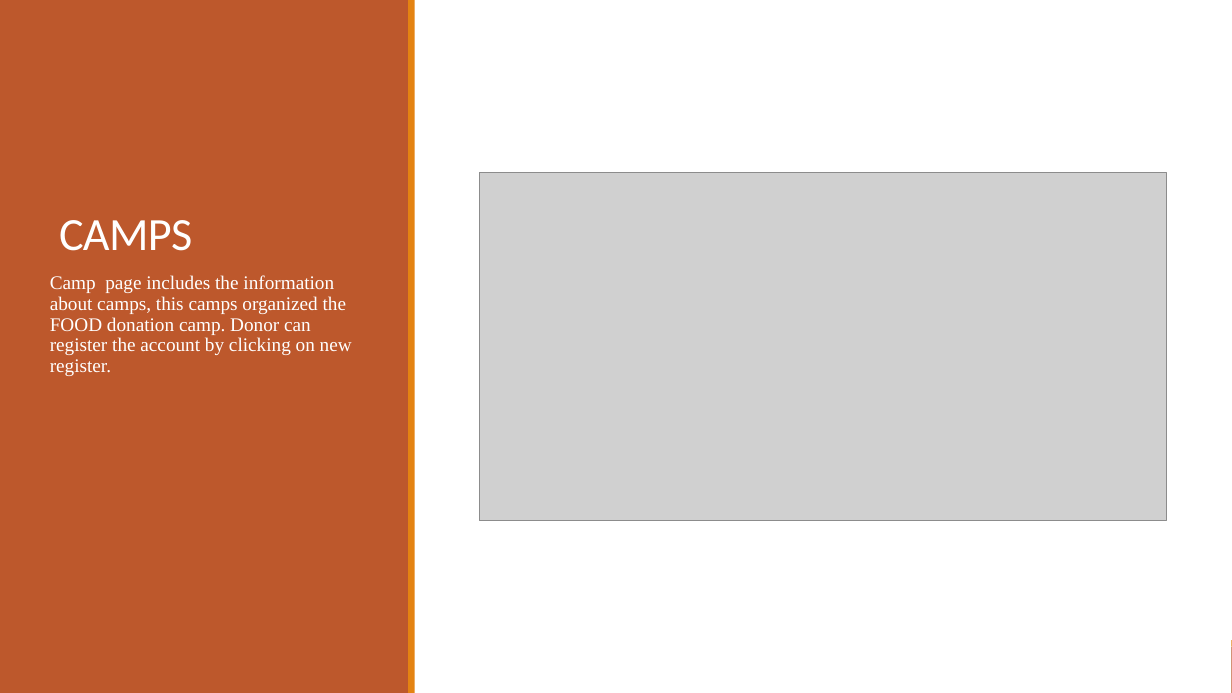
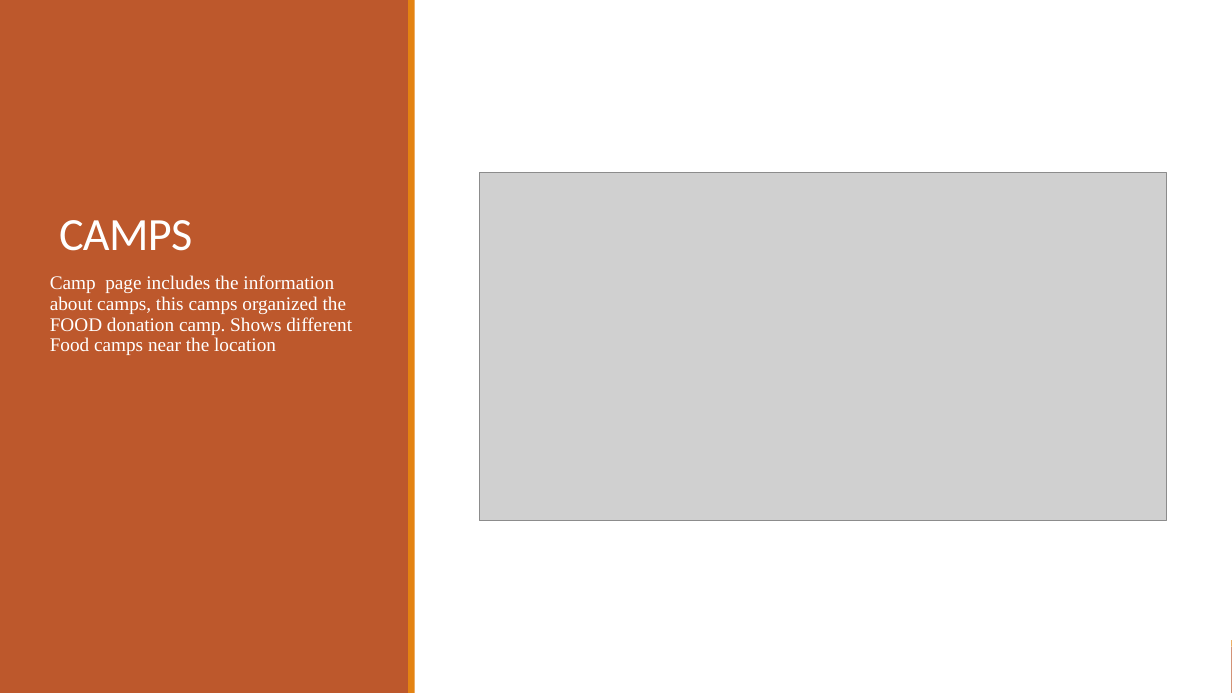
Before and after one commit to srikarpavan/UMKCHackathon_fall2019, a slide deck: slide 8 of doc/Hackthon_feedkc.pptx. Drawn at 1232x693 pixels with LibreOffice and Linux fonts; fonts in the diff are those of the drawing; grey boxes stand for pictures. Boxes give left, top, right and bottom in pixels: in the first picture for what was removed or moved away, otherwise in the second. Text is boxed around its words. In the diff, an @@ line names an element or a change of style, - is before the commit and + after.

```diff
--- a/doc/Hackthon_feedkc.pptx
+++ b/doc/Hackthon_feedkc.pptx
@@ text at (x1=50, y1=275, x2=352, y2=355): text changed @@
-Camp page includes the information about camps, this camps organized the FOOD donation camp. Donor can register the account by clicking on new register.
+Camp page includes the information about camps, this camps organized the FOOD donation camp. Shows different Food camps near the location
```
Also in this commit, not shown: 4 other slides changed.
